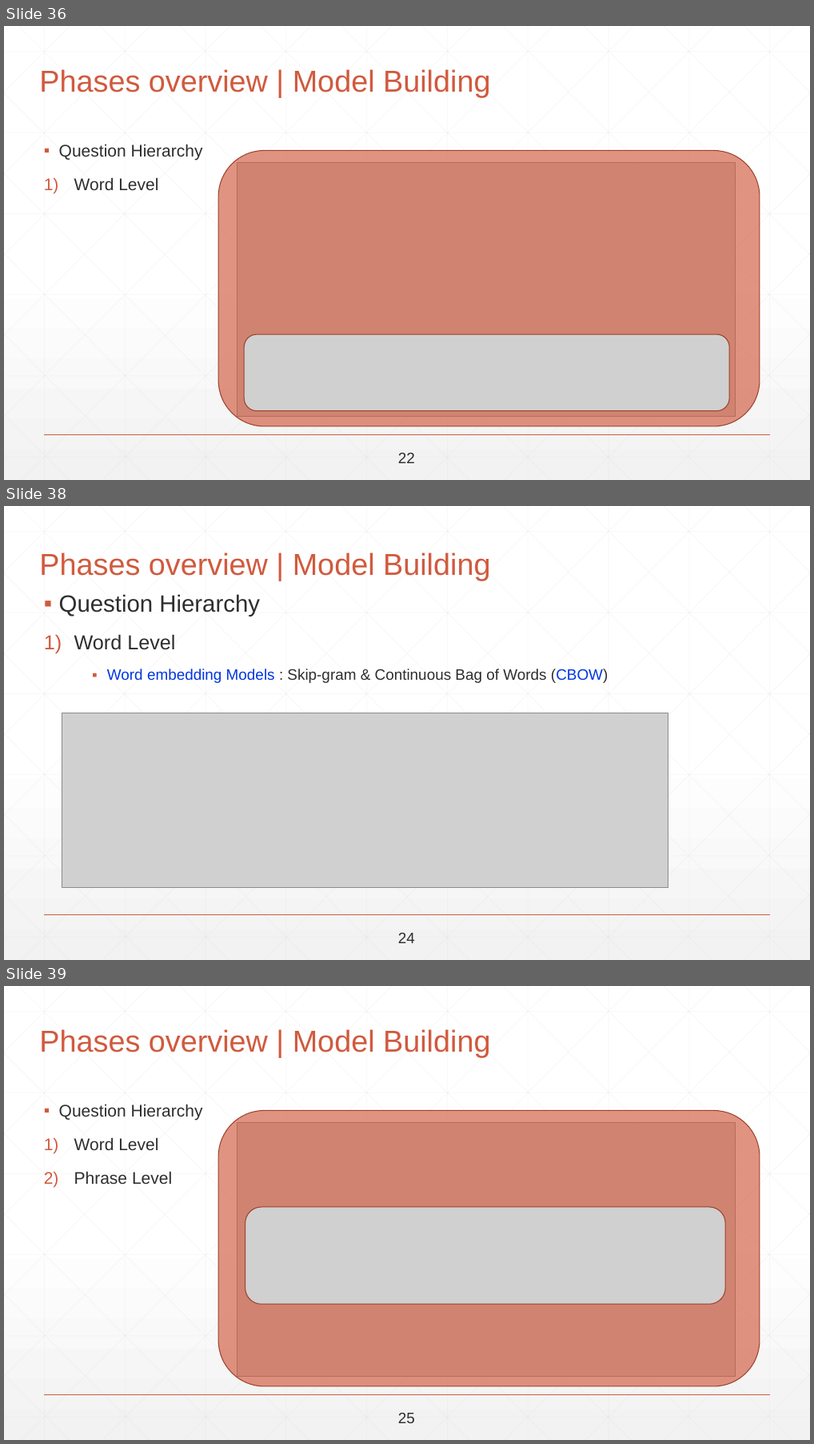
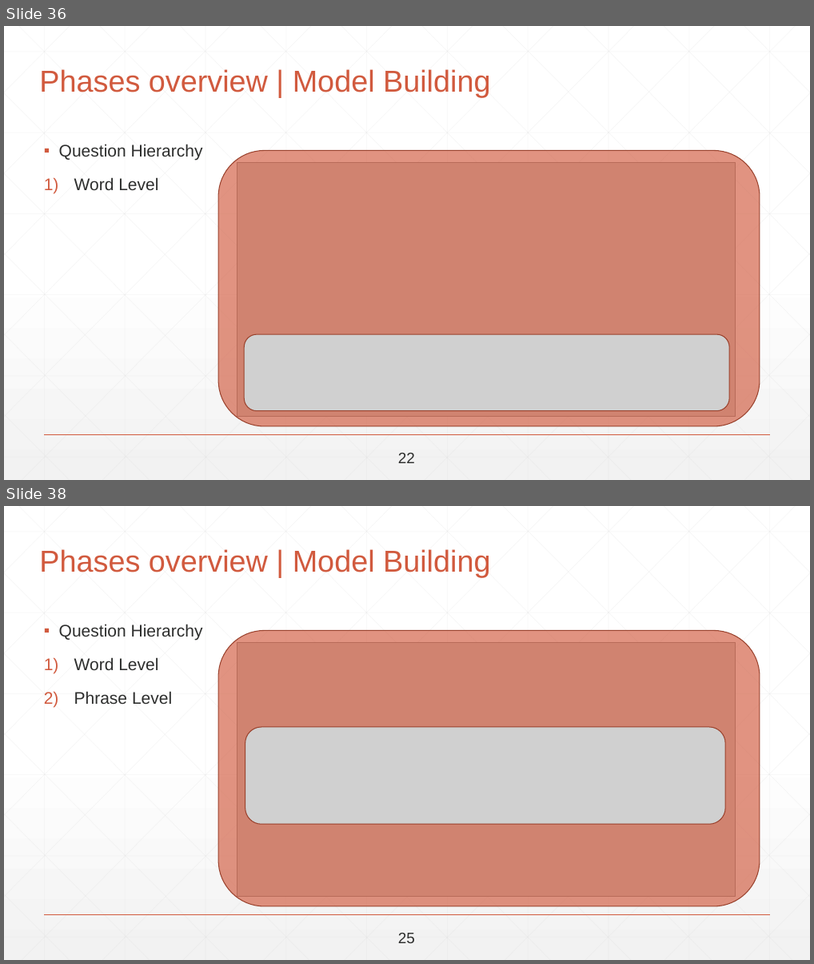
Before and after one commit to abdallahshaaban/Visual-Question-Answering, a slide deck: Second Seminar/Visual-QA-Second-Seminar.pptx. Shown one above the other, each under a label of ours: slides 36, 38 and 39 before the commit, slides 36 and 38 after it; the slides between them are not shown. The pictures are 814x1444 and 814x964 pixels, drawn with LibreOffice and Linux fonts; fonts in the diff are those of the drawing; grey boxes stand for pictures. Boxes give left, top, right and bottom in pixels: in the first picture for what was removed or moved away, otherwise in the second. Text is boxed around its words. In the diff, an @@ line names an element or a change of style, - is before the commit and + after.

```diff
--- a/Second Seminar/Visual-QA-Second-Seminar.pptx
+++ b/Second Seminar/Visual-QA-Second-Seminar.pptx
@@ slide 38 removed at (4,506,810,960), background gradient #FFFFFF to #F2F2F2; not listed: 47 template elements that a slide beside it also shows @@
@@ title removed at (39,552,490,580) @@
-Phases overview | Model Building
@@ text removed at (59,594,260,650) @@
-▪ Question Hierarchy
-1) Word Level
@@ text removed at (107,668,609,683) @@
-▪ Word embedding Models : Skip-gram & Continuous Bag of Words (CBOW)
@@ picture removed at (62,713,668,887) @@
@@ text removed at (398,932,415,943) @@
-24
@@ what was slide 39 is now slide 38 @@
```
Also in this commit, not shown: 1 slide changed.
